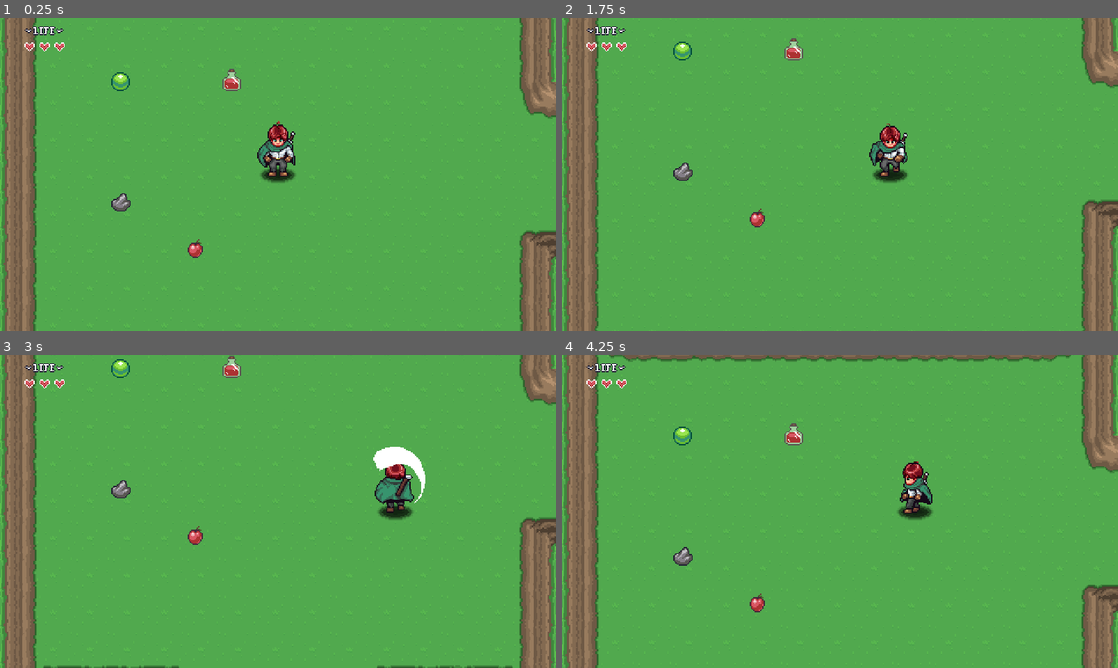
Above: before the commit, frames 1-4 (two rows, left to right).
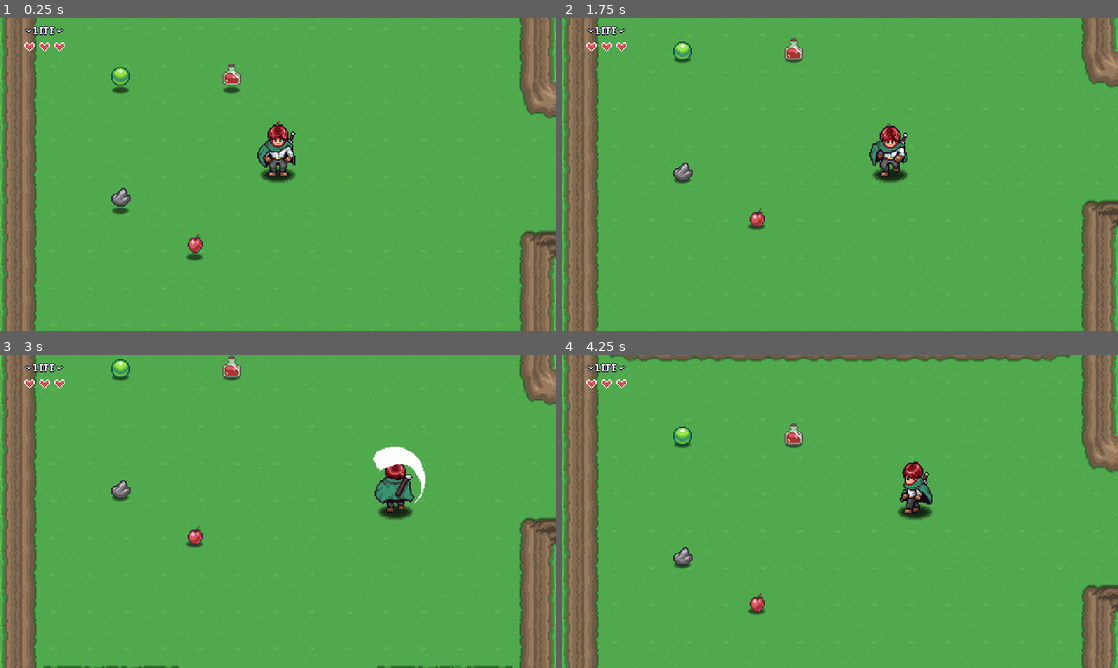
Above: after the commit, the same moments.

Repository: jaus0416/godotlearn
Game: Godot game, scene res://05_2d_adventure_rpg_game/levels/area_01/area_01.tscn
The game is run twice, just before and just after one commit, with the same random seed, the same clock (stepped at 60 frames per second) and the same inputs. Sound files missing from this copy of the repository are replaced by a short silence.
Inputs (mouse positions are in pixels of both pictures, inside the frame that each line leads up to):
- Up to frame 1 (0.25 s): no input
- Up to frame 2 (1.75 s): tap Enter (start_game) at 0.5 s; move the mouse to (962, 158) at 0.52 s; hold Right (move_right) 0.53-1.28 s; hold Z (attack) 0.53-1.28 s; click (962, 158) at 0.67 s; tap Space (jump) at 0.77, 1.52 s; move the mouse to (728, 190) at 1.27 s; hold S (move_back) from 1.28 s (still down); tap Z (attack) at 1.35 s
- Up to frame 3 (3 s): move the mouse to (333, 442) at 2.02 s; release S (move_back) at 2.03 s; hold Right (move_right) 2.03-2.78 s; hold Enter (start_game) 2.03-2.78 s; tap Z (attack) at 2.3, 2.85 s; move the mouse to (250, 574) at 2.77 s; hold W (move_forward) from 2.78 s (still down); click (250, 574) at 2.92 s
- Up to frame 4 (4.25 s): tap Space (jump) at 3.02, 3.77 s; move the mouse to (1006, 558) at 3.52 s; release W (move_forward) at 3.53 s; hold Left (move_left) from 3.53 s (still down); hold Z (attack) from 3.53 s (still down)

The runs differ from the first frame. In frame 1, 0.8% of the frame differs, in the area x 20-44%, y 14-78%; in frame 2, 0.1%; in frame 3, 0.1%; in frame 4, 0.1%.

Commit message:
feature:动作冒险rpg游戏-添加物品掉落功能

Diff:
--- /dev/null
+++ b/05_2d_adventure_rpg_game/enemies/scripts/drop_data.gd
@@ -0,0 +1,12 @@
+extends Resource
+class_name DropData
+
+@export var item : ItemData
+@export_range(0, 100, 1, "suffix:%") var probability : float = 100
+@export_range(1, 10, 1, "suffix:items") var min_amount : int = 1
+@export_range(1, 10, 1, "suffix:items") var max_amount : int = 1
+
+func get_drop_count() -> int:
+	if randf_range(0, 100) >= probability:
+		return 0
+	return randi_range(min_amount, max_amount)
--- a/05_2d_adventure_rpg_game/enemies/scripts/states/enemy_state_destroy.gd
+++ b/05_2d_adventure_rpg_game/enemies/scripts/states/enemy_state_destroy.gd
@@ -1,11 +1,16 @@
 extends EnemyState
 class_name EnemyStateDestory
+
+const PICKUP = preload("res://05_2d_adventure_rpg_game/items/item_pickup/item_pick_up.tscn")
 
 @export var anim_name : String = "destroy"
 @export var knockback_speed : float = 200.0
 @export var decelerate_speed : float = 10.0
 
 @export_category("AI")
+
+@export_category("Item Drops")
+@export var drops : Array[DropData]
 
 var _damage_position : Vector2
 var _direction : Vector2
@@ -15,6 +20,7 @@
 	pass
 
 func enter() -> void:
+	# 防止多次受伤
 	enemy.invulnerable = true
 	_direction = enemy.global_position.direction_to(_damage_position)
 
@@ -23,6 +29,11 @@
 
 	enemy.update_animation(anim_name)
 	enemy.animation_player.animation_finished.connect(_on_animation_finished)
+	#禁用伤害
+	disable_hurt_box()
+
+	#物品掉落
+	drop_items()
 	pass
 
 func exit() -> void:
@@ -42,3 +53,26 @@
 func _on_animation_finished(_a : String) -> void:
 	enemy.queue_free()
 	pass
+
+func disable_hurt_box() -> void:
+	var hurt_box : HurtBox = enemy.get_node_or_null("HurtBox")
+	if hurt_box:
+		hurt_box.monitoring = false
+	pass
+
+func drop_items() -> void:
+	if drops.size() == 0:
+		return
+	for d in drops:
+		if !d or !d.item:
+			continue
+		var drop_count : int = d.get_drop_count()
+		for i in drop_count:
+			var drop = PICKUP.instantiate() as ItemPickUp
+			drop.item_data = d.item
+			#enemy.get_parent().add_child(drop)
+			enemy.get_parent().call_deferred("add_child", drop)
+			drop.global_position = enemy.position
+			# 随机掉落
+			drop.velocity = enemy.velocity.rotated(randf_range(-1.5, 1.5)) * randf_range(0.9, 1.5)
+	pass
--- a/05_2d_adventure_rpg_game/enemies/slime/slime.tscn
+++ b/05_2d_adventure_rpg_game/enemies/slime/slime.tscn
@@ -13,6 +13,9 @@
 [ext_resource type="PackedScene" uid="uid://cbixwq01t62mm" path="res://05_2d_adventure_rpg_game/generalnodes/hitbox/hit_box.tscn" id="10_4teoi"]
 [ext_resource type="Texture2D" uid="uid://ccq0v3ab1hvyc" path="res://assert/05/enemies/slime/sprites/DestroySmoke.png" id="10_masq6"]
 [ext_resource type="Script" path="res://05_2d_adventure_rpg_game/enemies/scripts/states/enemy_state_destroy.gd" id="10_ys0yq"]
+[ext_resource type="Script" path="res://05_2d_adventure_rpg_game/enemies/scripts/drop_data.gd" id="11_k3kd0"]
+[ext_resource type="Resource" uid="uid://dqy1fl2l6ugqp" path="res://05_2d_adventure_rpg_game/items/gem.tres" id="12_ybuew"]
+[ext_resource type="Resource" uid="uid://bx147k5qpwauv" path="res://05_2d_adventure_rpg_game/items/apple.tres" id="13_viumu"]
 
 [sub_resource type="CapsuleShape2D" id="CapsuleShape2D_sujdx"]
 radius = 5.0
@@ -656,6 +659,20 @@
 "walk_up": SubResource("Animation_d6wc3")
 }
 
+[sub_resource type="Resource" id="Resource_q84c3"]
+script = ExtResource("11_k3kd0")
+item = ExtResource("12_ybuew")
+probability = 100.0
+min_amount = 1
+max_amount = 4
+
+[sub_resource type="Resource" id="Resource_503v6"]
+script = ExtResource("11_k3kd0")
+item = ExtResource("13_viumu")
+probability = 33.0
+min_amount = 1
+max_amount = 1
+
 [sub_resource type="CircleShape2D" id="CircleShape2D_ob0p2"]
 radius = 12.0
 
@@ -764,6 +781,7 @@
 
 [node name="Destroy" type="Node" parent="EnemyStateMachine"]
 script = ExtResource("10_ys0yq")
+drops = Array[ExtResource("11_k3kd0")]([SubResource("Resource_q84c3"), SubResource("Resource_503v6")])
 
 [node name="HurtBox" parent="." instance=ExtResource("7_pauw0")]
 
--- a/05_2d_adventure_rpg_game/items/item_pickup/item_pick_up.gd
+++ b/05_2d_adventure_rpg_game/items/item_pickup/item_pick_up.gd
@@ -1,5 +1,5 @@
 @tool
-extends Node2D
+extends CharacterBody2D
 class_name ItemPickUp
 
 @export var item_data : ItemData : set = _set_item_data
@@ -13,6 +13,15 @@
 	if Engine.is_editor_hint():
 		return
 	area_2d.body_entered.connect(_on_body_entered)
+	pass
+
+func _physics_process(delta: float) -> void:
+	# 撞墙反弹
+	var collision_info = move_and_collide(velocity * delta)
+	if collision_info:
+		velocity = velocity.bounce(collision_info.get_normal())
+
+	velocity -= velocity * delta * 4
 	pass
 
 func _on_body_entered(b) -> void:
--- a/05_2d_adventure_rpg_game/items/item_pickup/item_pick_up.tscn
+++ b/05_2d_adventure_rpg_game/items/item_pickup/item_pick_up.tscn
@@ -1,19 +1,73 @@
-[gd_scene load_steps=4 format=3 uid="uid://dn1xf025fd1oc"]
+[gd_scene load_steps=8 format=3 uid="uid://dn1xf025fd1oc"]
 
 [ext_resource type="Script" path="res://05_2d_adventure_rpg_game/items/item_pickup/item_pick_up.gd" id="1_eu803"]
+[ext_resource type="Texture2D" uid="uid://csqu0l5k88whg" path="res://assert/05/player/sprites/Shadow.png" id="2_nqqwk"]
 [ext_resource type="AudioStream" uid="uid://bj3ukx7p26jif" path="res://assert/05/items/audio/item_pickup.wav" id="2_w8ijk"]
 
 [sub_resource type="CircleShape2D" id="CircleShape2D_3kot2"]
 
-[node name="ItemPickUp" type="Node2D"]
+[sub_resource type="Animation" id="Animation_bgowx"]
+resource_name = "default"
+tracks/0/type = "value"
+tracks/0/imported = false
+tracks/0/enabled = true
+tracks/0/path = NodePath("Sprite2D:position")
+tracks/0/interp = 1
+tracks/0/loop_wrap = true
+tracks/0/keys = {
+"times": PackedFloat32Array(0, 0.2, 0.4, 0.566667, 0.7, 0.8, 0.9),
+"transitions": PackedFloat32Array(1, 1, 1, 1, 1, 1, 1),
+"update": 0,
+"values": [Vector2(0, 0), Vector2(0, -6), Vector2(0, 0), Vector2(0, -3), Vector2(0, 0), Vector2(0, -1), Vector2(0, 0)]
+}
+
+[sub_resource type="Animation" id="Animation_yslbp"]
+length = 0.001
+tracks/0/type = "value"
+tracks/0/imported = false
+tracks/0/enabled = true
+tracks/0/path = NodePath("Sprite2D:position")
+tracks/0/interp = 1
+tracks/0/loop_wrap = true
+tracks/0/keys = {
+"times": PackedFloat32Array(0),
+"transitions": PackedFloat32Array(1),
+"update": 0,
+"values": [Vector2(0, 0)]
+}
+
+[sub_resource type="AnimationLibrary" id="AnimationLibrary_wwy5b"]
+_data = {
+"RESET": SubResource("Animation_yslbp"),
+"default": SubResource("Animation_bgowx")
+}
+
+[node name="ItemPickUp" type="CharacterBody2D"]
+collision_layer = 0
+collision_mask = 16
 script = ExtResource("1_eu803")
+
+[node name="CollisionShape2D" type="CollisionShape2D" parent="."]
+shape = SubResource("CircleShape2D_3kot2")
 
 [node name="Area2D" type="Area2D" parent="."]
 
 [node name="CollisionShape2D" type="CollisionShape2D" parent="Area2D"]
 shape = SubResource("CircleShape2D_3kot2")
 
+[node name="Shadow" type="Sprite2D" parent="."]
+modulate = Color(0, 0, 0, 0.588235)
+position = Vector2(0, 7)
+scale = Vector2(0.5, 0.5)
+texture = ExtResource("2_nqqwk")
+
 [node name="Sprite2D" type="Sprite2D" parent="."]
 
 [node name="AudioStreamPlayer2D" type="AudioStreamPlayer2D" parent="."]
 stream = ExtResource("2_w8ijk")
+
+[node name="AnimationPlayer" type="AnimationPlayer" parent="."]
+libraries = {
+"": SubResource("AnimationLibrary_wwy5b")
+}
+autoplay = "default"
--- a/05_2d_adventure_rpg_game/player/scripts/states/player_state_attack.gd
+++ b/05_2d_adventure_rpg_game/player/scripts/states/player_state_attack.gd
@@ -27,7 +27,8 @@
 	attacking = true
 	# do hurt
 	await get_tree().create_timer(0.075).timeout
-	hurt_box.monitoring = true
+	if attacking:
+		hurt_box.monitoring = true
 	pass
 
 func exit() -> void:
Not shown: 1 places in 05_2d_adventure_rpg_game/enemies/slime/slime.tscn that only renumber resources
